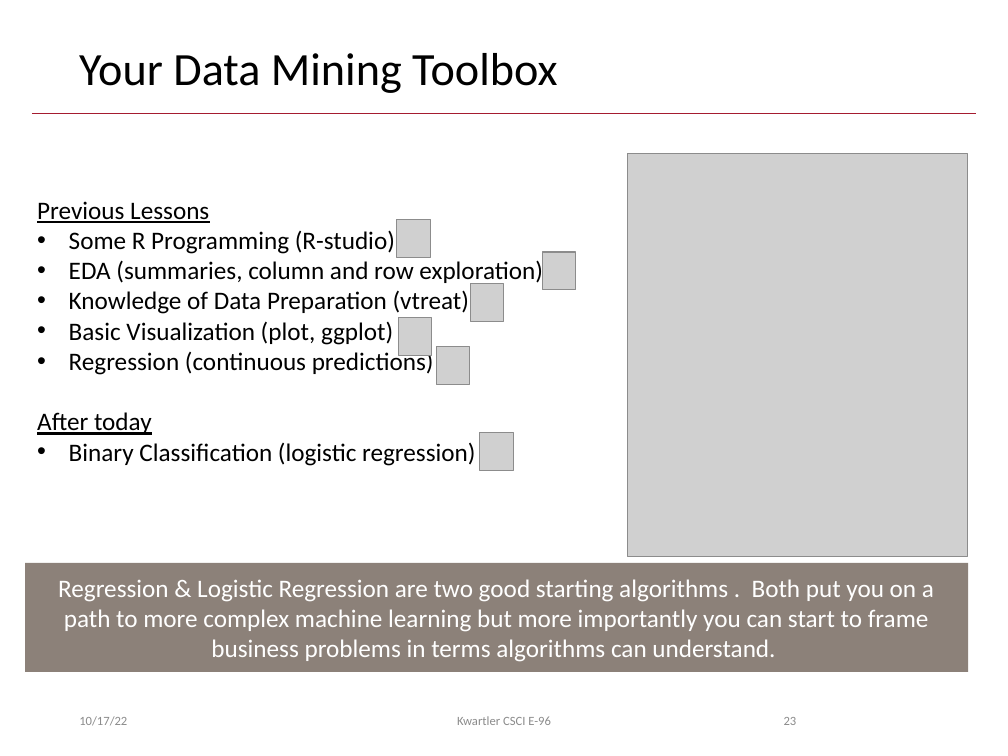
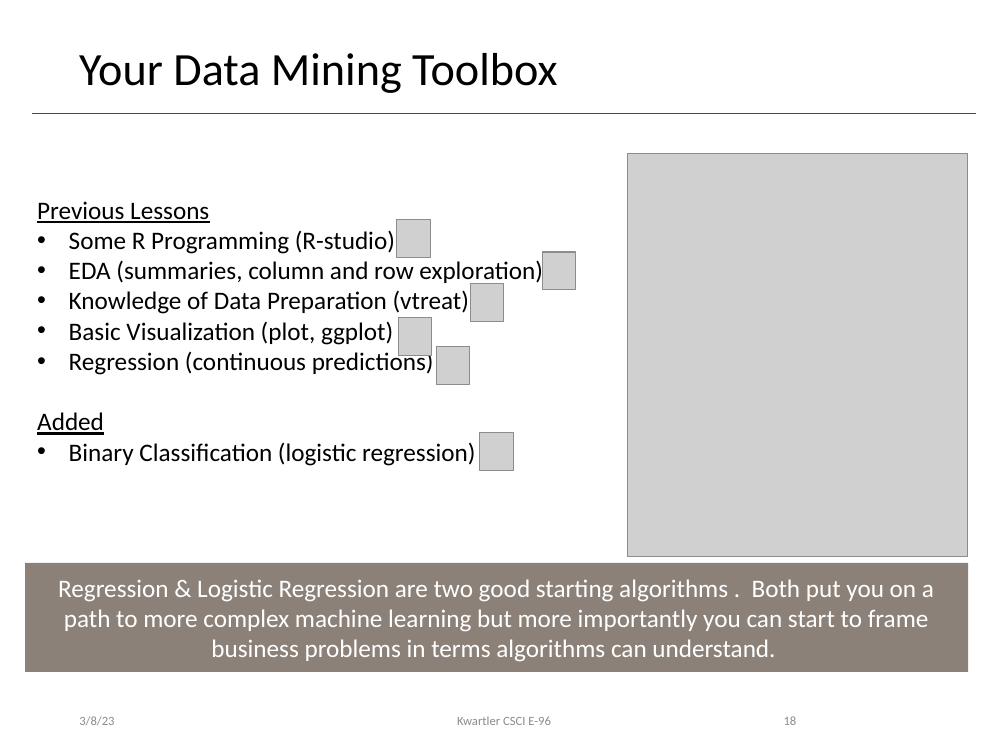
Before and after one commit to kwartler/Hult_Visualizing-Analyzing-Data-with-R, a slide deck: slide 18 of DD1/E_Mar9/B_LogReg.pptx (slide 23 before the commit). Drawn at 1008x756 pixels with LibreOffice and Linux fonts; fonts in the diff are those of the drawing; grey boxes stand for pictures; background and template pictures are left out. Boxes give left, top, right and bottom in pixels: in the first picture for what was removed or moved away, otherwise in the second. Text is boxed around its words. In the diff, an @@ line names an element or a change of style, - is before the commit and + after.

```diff
--- a/DD1/E_Mar9/B_LogReg.pptx
+++ b/DD1/E_Mar9/B_LogReg.pptx
@@ text at (37,412,104,435): text changed @@
-After today
+Added
@@ text at (79,716,114,725): text changed @@
-10/17/22
+3/8/23
@@ page number at (784,716,797,725): text changed @@
-23
+18
```
Also in this commit, not shown: 14 other slides changed, 1 slide added, 6 slides removed, 1 other file.
